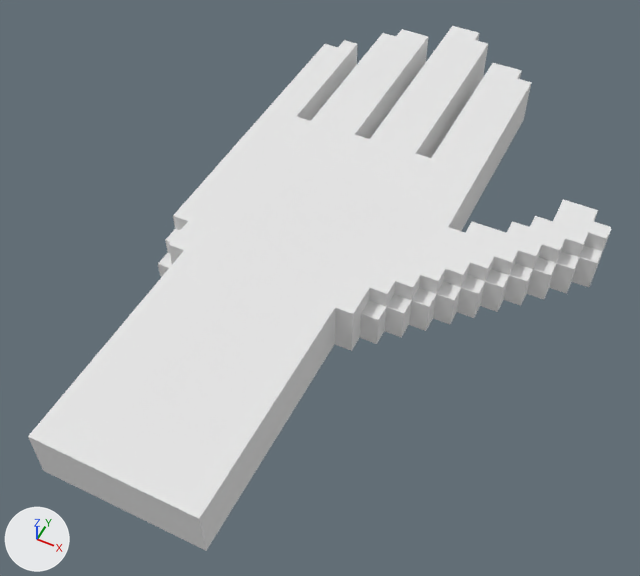
The OBJ model Assets/Models/LeftHand01/LeftHand01.obj, before and after one commit.
The view is the same before and after, from a camera (50 mm lens) standing at (1.24, -3.35, 4.61) and looking at (-0.26, -0.35, 0.87). The lights are fixed; the arrows at lower left show +X, +Y and +Z. Where no turn or scale is listed for an object, it has been applied to the vertices.

Before the edit, the objects in view are built like this:
```python
me_untitled = bpy.data.meshes.new('Untitled')
me_untitled.from_pydata(...)  # 194 vertices, 384 faces; spans x -1.1..1.1, y -2.0..2.0, z 0.9..1.2
me_untitled.materials.append(mat_palette)  # white #e7e7e7
ob_untitled = bpy.data.objects.new('Untitled', me_untitled)
ob_untitled.location = (0.0, 0.0, 0.0)
```
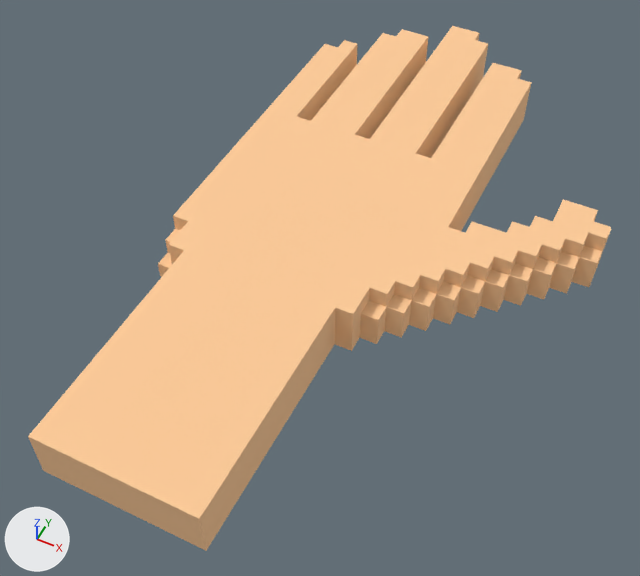
Where the change shows, as pixel boxes [x1, y1, x2, y2] in the pictures (640 x 576 px):
'Untitled', recoloured (white to beige): [28, 26, 611, 551] in both

The edits, one by one:
Picture 'LeftHand01.png' (img_lefthand01_png) is new.
Material 'LeftHand01Palette' (mat_lefthand01palette) is new.
Its texture is img_lefthand01_png.
Its roughness is 1.0.
me_untitled has 194 vertices, 384 faces and spans x -1.1..1.1, y -2.0..2.0, z 0.9..1.2.
me_untitled no longer uses material mat_palette (white #e7e7e7).
me_untitled now uses material mat_lefthand01palette (picture img_lefthand01_png).
